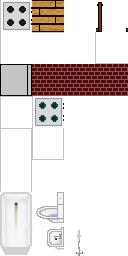
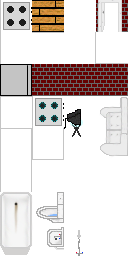
Layer changes from the first w=128, h=256 image to the second:
added group "Группа 1" with 3 layers above "Слой 22" over (x1=64, y1=109, x2=83, y2=137)
added layer "Слой 24" in group "Группа 1" over (x1=64, y1=109, x2=81, y2=129)
added layer "Слой 23" in group "Группа 1" over (x1=70, y1=118, x2=83, y2=127)
added layer "Слой 25" in group "Группа 1" over (x1=72, y1=122, x2=81, y2=137)
added layer "Слой 22" above "Слой 9" over (x1=98, y1=0, x2=128, y2=157)
painted on "Слой 9" over (x1=96, y1=0, x2=98, y2=32)
added layer "Слой 21" above "Слой 6" over (x1=98, y1=2, x2=128, y2=32)
painted on "Слой 6" over (x1=96, y1=2, x2=128, y2=32)
